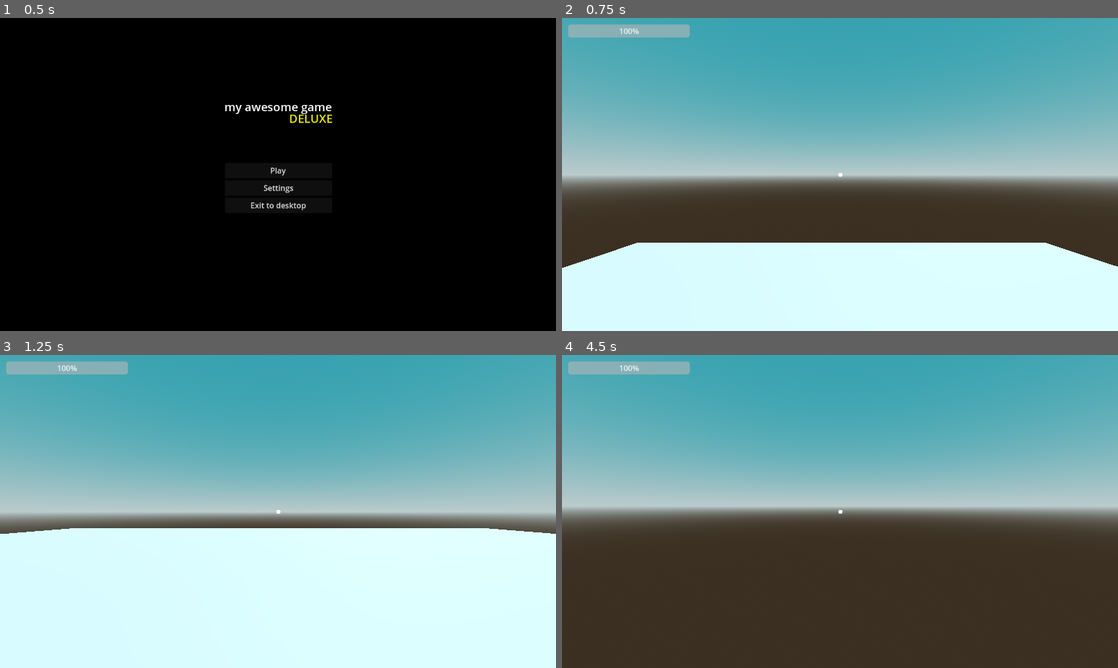
Above: before the commit, frames 1-4 (two rows, left to right).
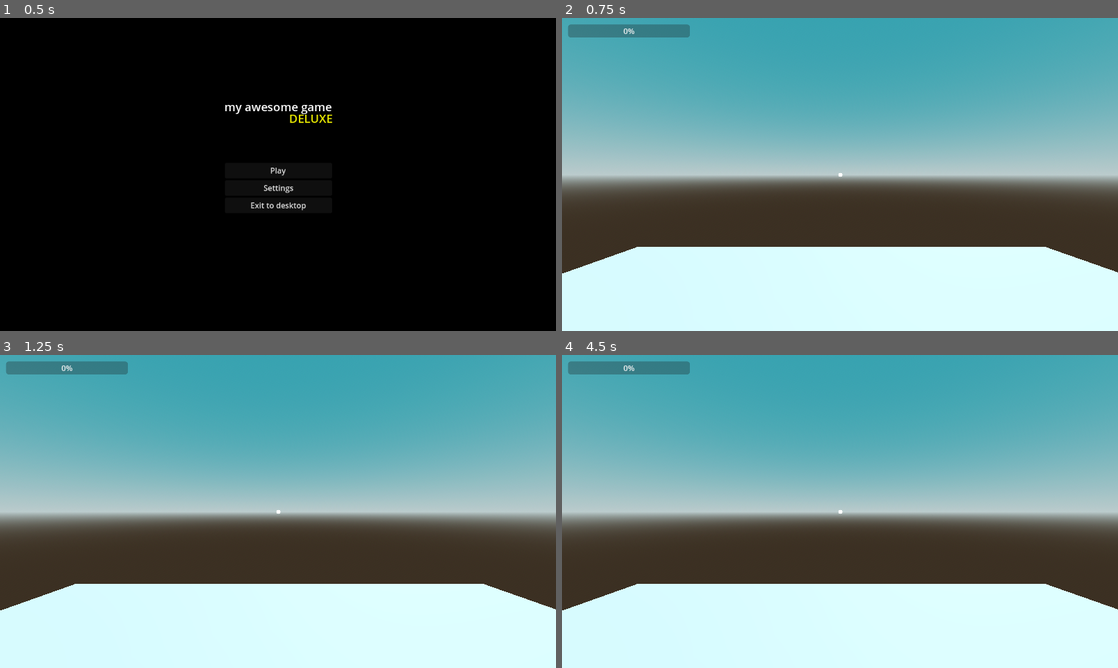
Above: after the commit, the same moments.

Repository: BingleyPro/time-drift
Game: Godot game, scene res://scenes/mainMenu.tscn
Two runs of this game, one before a commit and one after it. Both use one fixed random seed, a clock stepped at 60 frames per second and the inputs below.
Inputs (mouse positions are in pixels of both pictures, inside the frame that each line leads up to):
- Up to frame 1 (0.5 s): no input
- Up to frame 2 (0.75 s): click "Play" at 0.5 s
- Up to frame 3 (1.25 s): no input
- Up to frame 4 (4.5 s): tap Enter at 1.25 s; move the mouse to (867, 511) at 1.27 s; hold W (up) from 1.28 s (still down); tap T (switch_timeline) at 1.35, 2.3, 3.05, 3.8, 4.35 s; tap Space (jump) at 1.52, 2.27, 3.5, 3.77 s; move the mouse to (812, 511) at 2.02 s; tap C (crouch) at 2.1 s; move the mouse to (851, 505) at 2.77 s; tap E (interact) at 2.85 s; move the mouse to (834, 517) at 3.52 s; tap Shift (sprint) at 3.6 s; move the mouse to (878, 514) at 4.27 s

Frame 1 is identical in both runs. In frame 2, 2.3% of the frame differs, in the area x 0-100%, y 2-82%; in frame 3, 20%; in frame 4, 31%, in the area x 0-100%, y 2-100%.
Error after the commit: Parse Error: Identifier "timeline_manager" not declared in the current scope. (res://scenes/player.gd:182)

Commit message:
Update player.gd

Diff:
--- a/scenes/player.gd
+++ b/scenes/player.gd
@@ -175,3 +175,8 @@
 		var stamina_bar = hud.get_node("SprintBar")
 		if stamina_bar:
 			stamina_bar.value = current_stamina
+
+# TIME TRAVEL
+func _process(delta):
+	if Input.is_action_just_pressed("switch_timeline"):
+		timeline_manager.switch_timeline()
